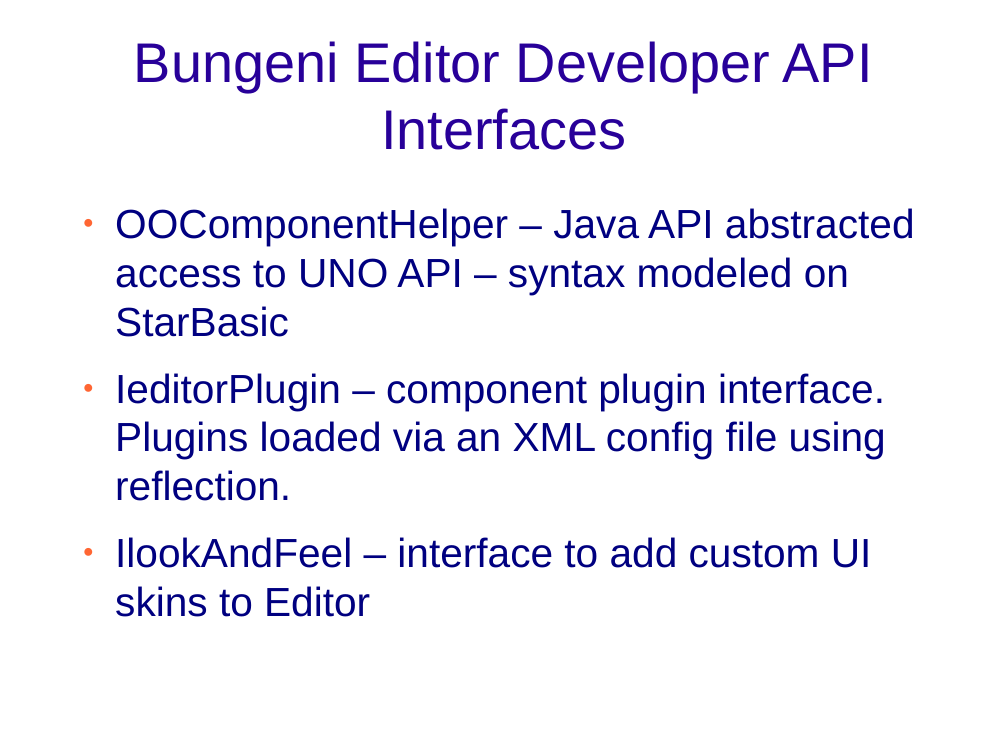
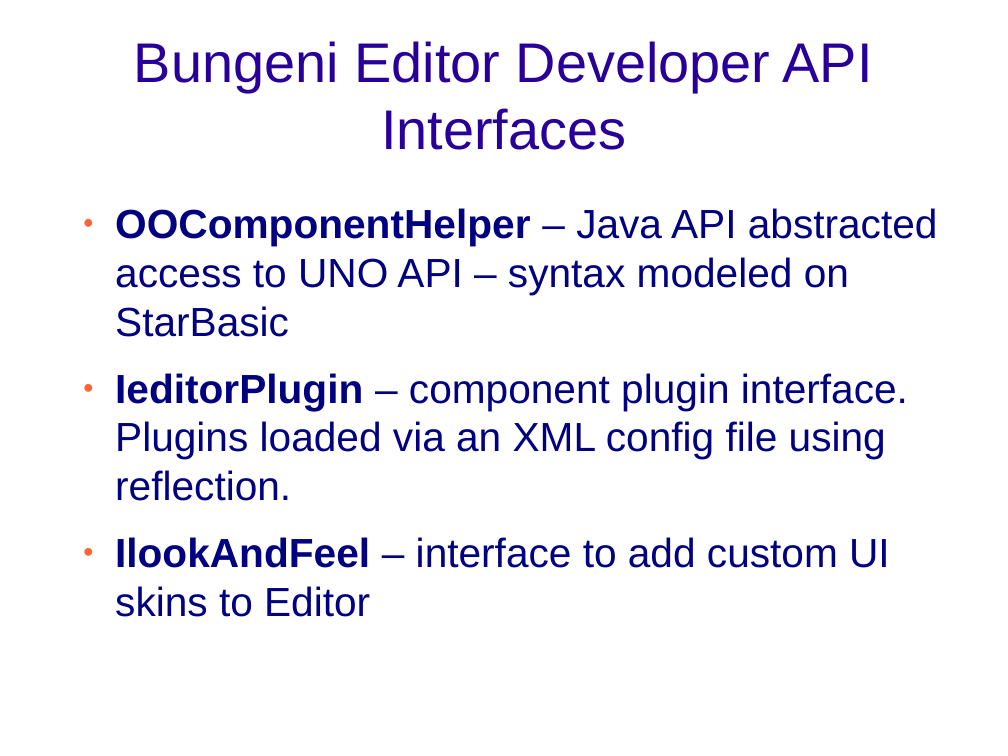
Before and after one commit to bungeni-org/bungeni-editor, a slide deck: slide 11 of documentation/presentations/technical_bungeni-editor.odp (slide 10 before the commit). Drawn at 1008x756 pixels with LibreOffice and Linux fonts; fonts in the diff are those of the drawing; background and template pictures are left out. Boxes give left, top, right and bottom in pixels: in the first picture for what was removed or moved away, otherwise in the second. Text is boxed around its words. In the diff, an @@ line names an element or a change of style, - is before the commit and + after.

```diff
--- a/documentation/presentations/technical_bungeni-editor.odp
+++ b/documentation/presentations/technical_bungeni-editor.odp
@@ text "OOComponentHelper – Java API abstracted ..." at [115, 208, 938, 617]: bold on in "OOComponentHelper", "IeditorPlugin", "IlookAndFeel" @@
```
Also in this commit, not shown: 4 other slides changed, 6 slides added.
